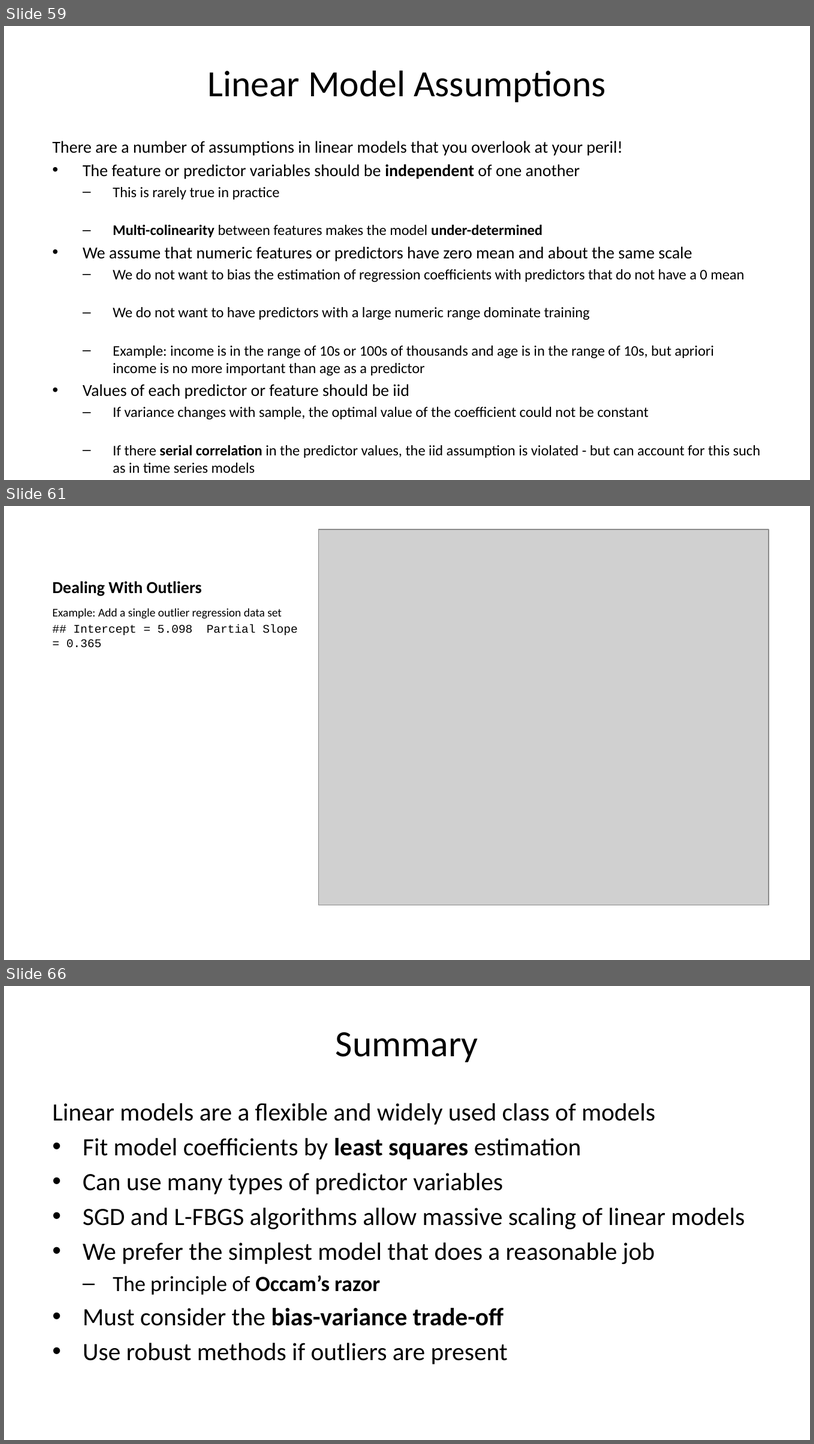
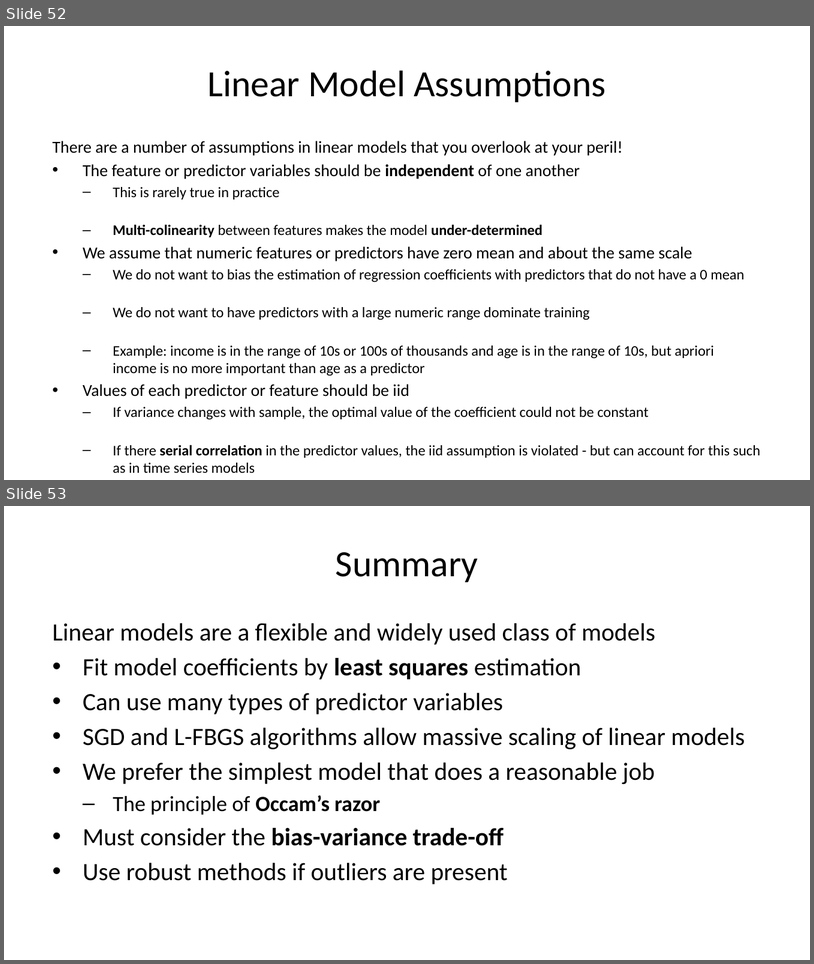
Before and after one commit to StephenElston/CSCI-E-83, a slide deck: LectureSlides/08_IntroductionToLinearModels.pptx. Shown one above the other, each under a label of ours: slides 59, 61 and 66 before the commit, slides 52 and 53 after it; the slides between them are not shown. The pictures are 814x1444 and 814x964 pixels, drawn with LibreOffice and Linux fonts; fonts in the diff are those of the drawing; grey boxes stand for pictures. Boxes give left, top, right and bottom in pixels: in the first picture for what was removed or moved away, otherwise in the second. Text is boxed around its words. In the diff, an @@ line names an element or a change of style, - is before the commit and + after.

```diff
--- a/LectureSlides/08_IntroductionToLinearModels.pptx
+++ b/LectureSlides/08_IntroductionToLinearModels.pptx
@@ slide 61 removed at [4, 506, 810, 960], background #FFFFFF @@
@@ picture removed at [318, 529, 768, 904] @@
@@ title removed at [53, 581, 202, 596] @@
-Dealing With Outliers
@@ text removed at [53, 608, 297, 648] @@
-Example: Add a single outlier regression data set
-## Intercept = 5.098 Partial Slope = 0.365
@@ what was slide 59 is now slide 52 @@
@@ what was slide 66 is now slide 53 @@
```
Also in this commit, not shown: 8 slides changed, 5 slides added, 17 other slides removed.
